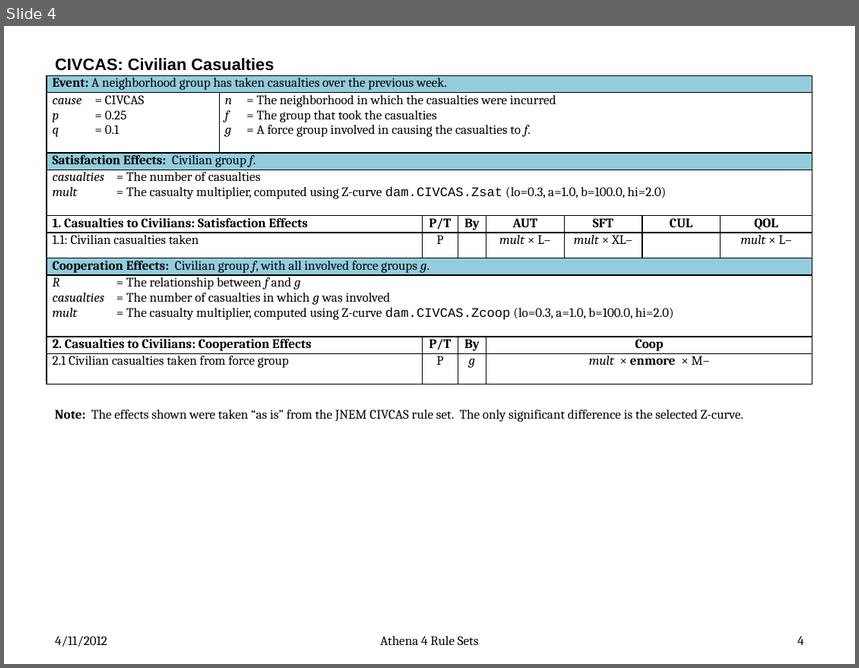
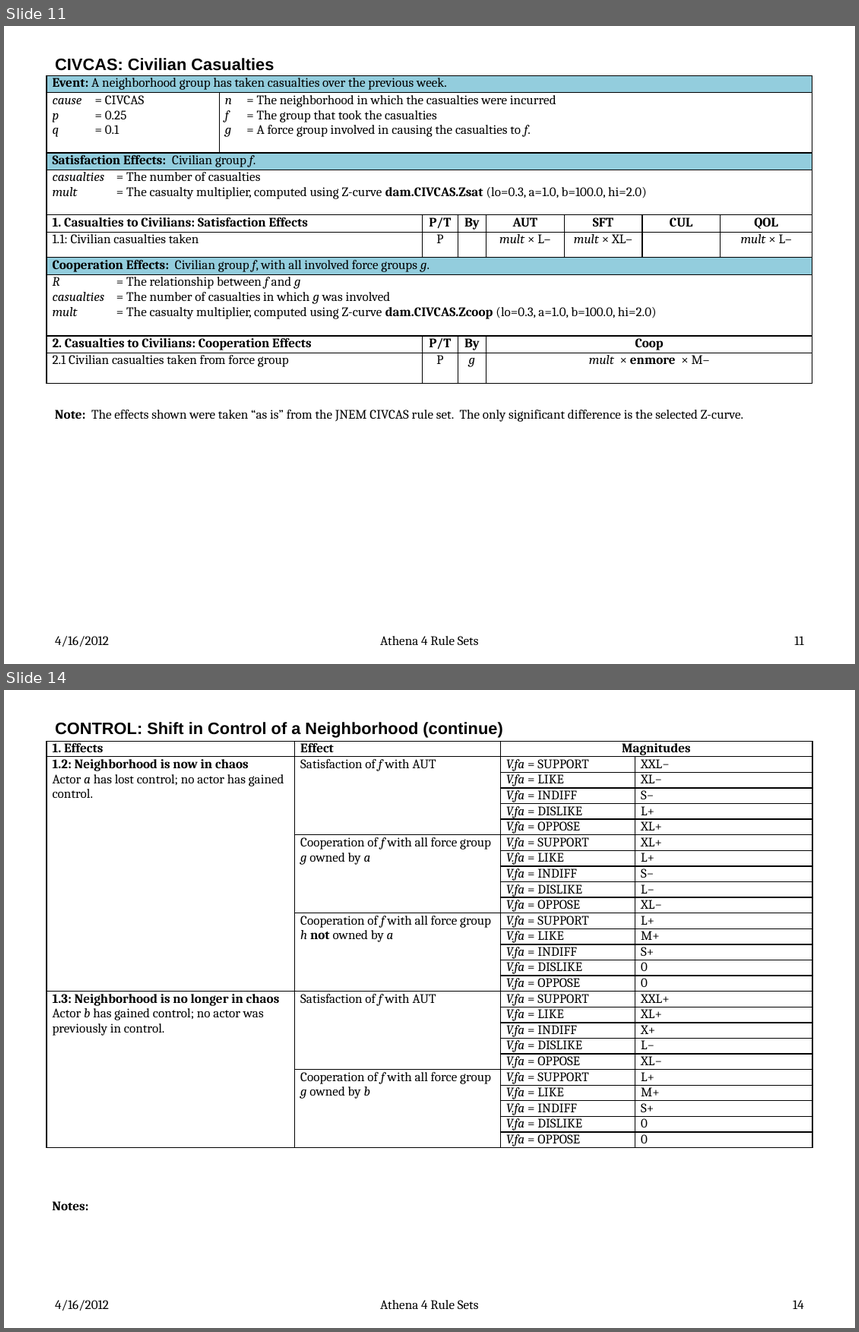
Before and after one commit to AthenaModel/athena-legacy, a slide deck: docs/dev/rules.pptx. Shown one above the other, each under a label of ours: slide 4 before the commit, slides 11 and 14 after it; the slides between them are not shown. The pictures are 859x668 and 859x1332 pixels, drawn with LibreOffice and Linux fonts; fonts in the diff are those of the drawing. Boxes give left, top, right and bottom in pixels: in the first picture for what was removed or moved away, otherwise in the second. Text is boxed around its words. In the diff, an @@ line names an element or a change of style, - is before the commit and + after.

```diff
--- a/docs/dev/rules.pptx
+++ b/docs/dev/rules.pptx
@@ slide 14 added at (x1=4, y1=690, x2=855, y2=1328), background #FFFFFF @@
@@ title added at (x1=55, y1=722, x2=503, y2=737), 14 pt, text #000000, bold @@
+CONTROL: Shift in Control of a Neighborhood (continue)
@@ table added at (x1=47, y1=741, x2=813, y2=1150), 26 rows, 4 columns @@
+1. Effects | Effect | Magnitudes | 
+1.2: Neighborhood is now in chaos / Actor a has lost control; no actor has gained control. | Satisfaction of f with AUT | V.fa = SUPPORT | XXL−
+ |  | V.fa = LIKE | XL−
+ |  | V.fa = INDIFF | S−
+ |  | V.fa = DISLIKE | L+
+ |  | V.fa = OPPOSE | XL+
+ | Cooperation of f with all force group g owned by a | V.fa = SUPPORT | XL+
+ |  | V.fa = LIKE | L+
+ |  | V.fa = INDIFF | S−
+ |  | V.fa = DISLIKE | L−
+ |  | V.fa = OPPOSE | XL−
+ | Cooperation of f with all force group h not owned by a | V.fa = SUPPORT | L+
+ |  | V.fa = LIKE | M+
+ |  | V.fa = INDIFF | S+
+ |  | V.fa = DISLIKE | 0
+ |  | V.fa = OPPOSE | 0
+1.3: Neighborhood is no longer in chaos / Actor b has gained control; no actor was previously in control. | Satisfaction of f with AUT | V.fa = SUPPORT | XXL+
+ |  | V.fa = LIKE | XL+
+ |  | V.fa = INDIFF | X+
+ |  | V.fa = DISLIKE | L−
+ |  | V.fa = OPPOSE | XL−
+ | Cooperation of f with all force group g owned by b | V.fa = SUPPORT | L+
+ |  | V.fa = LIKE | M+
+ |  | V.fa = INDIFF | S+
+ |  | V.fa = DISLIKE | 0
+ |  | V.fa = OPPOSE | 0
@@ text added at (x1=52, y1=1201, x2=88, y2=1211), 11 pt, text #000000, bold @@
+Notes:
@@ text added at (x1=55, y1=1300, x2=109, y2=1311), 11 pt, text #000000 @@
+4/16/2012
@@ text added at (x1=380, y1=1300, x2=479, y2=1309), 11 pt, text #000000 @@
+Athena 4 Rule Sets
@@ page number added at (x1=793, y1=1300, x2=804, y2=1309), 11 pt, text #000000 @@
+14
@@ what was slide 4 is now slide 11 @@
@@ slide 11 changed as well @@
@@ table at (x1=47, y1=75, x2=813, y2=388) @@
@@ font Courier New to Cambria, bold on in "dam.CIVCAS.Zsat", "dam.CIVCAS.Zcoop" @@
@@ text at (x1=55, y1=636, x2=109, y2=647): text changed @@
-4/11/2012
+4/16/2012
@@ page number at (x1=794, y1=636, x2=804, y2=645): text changed @@
-4
+11
```
Also in this commit, not shown: 66 other slides changed, 9 other slides added.
